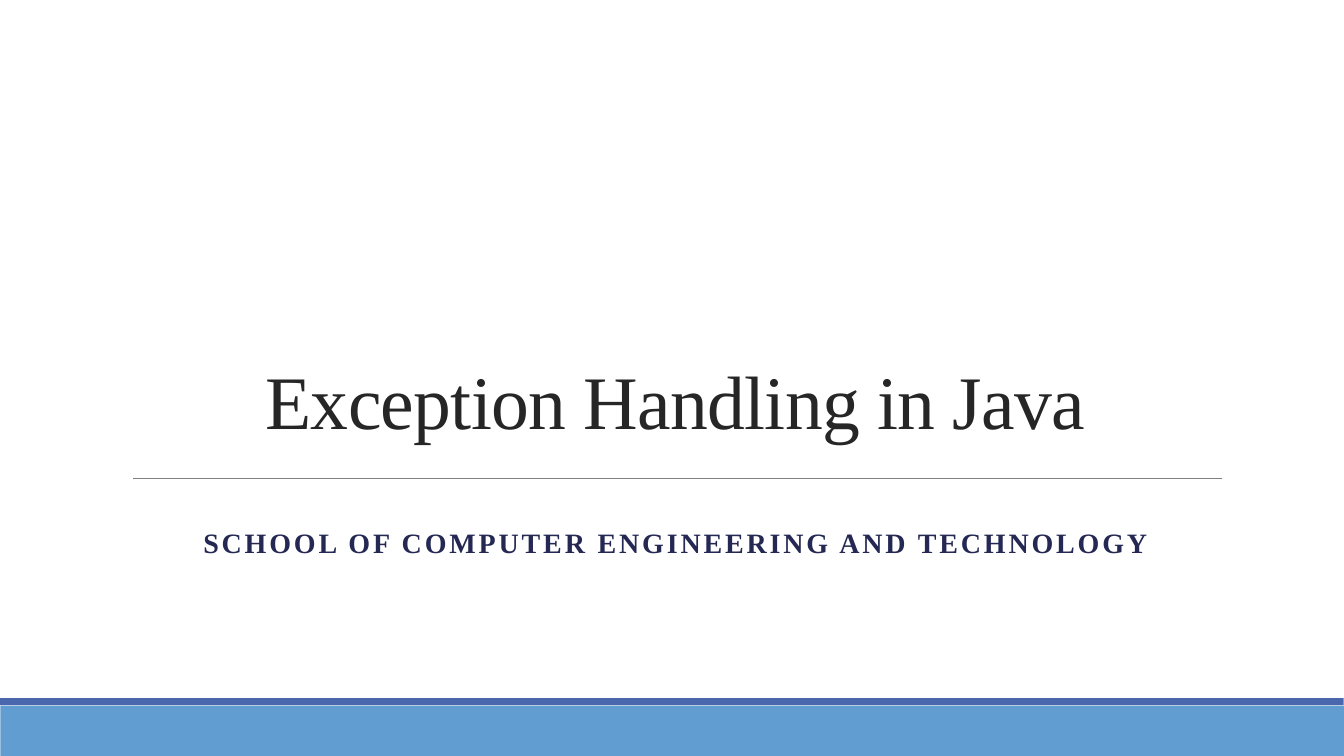
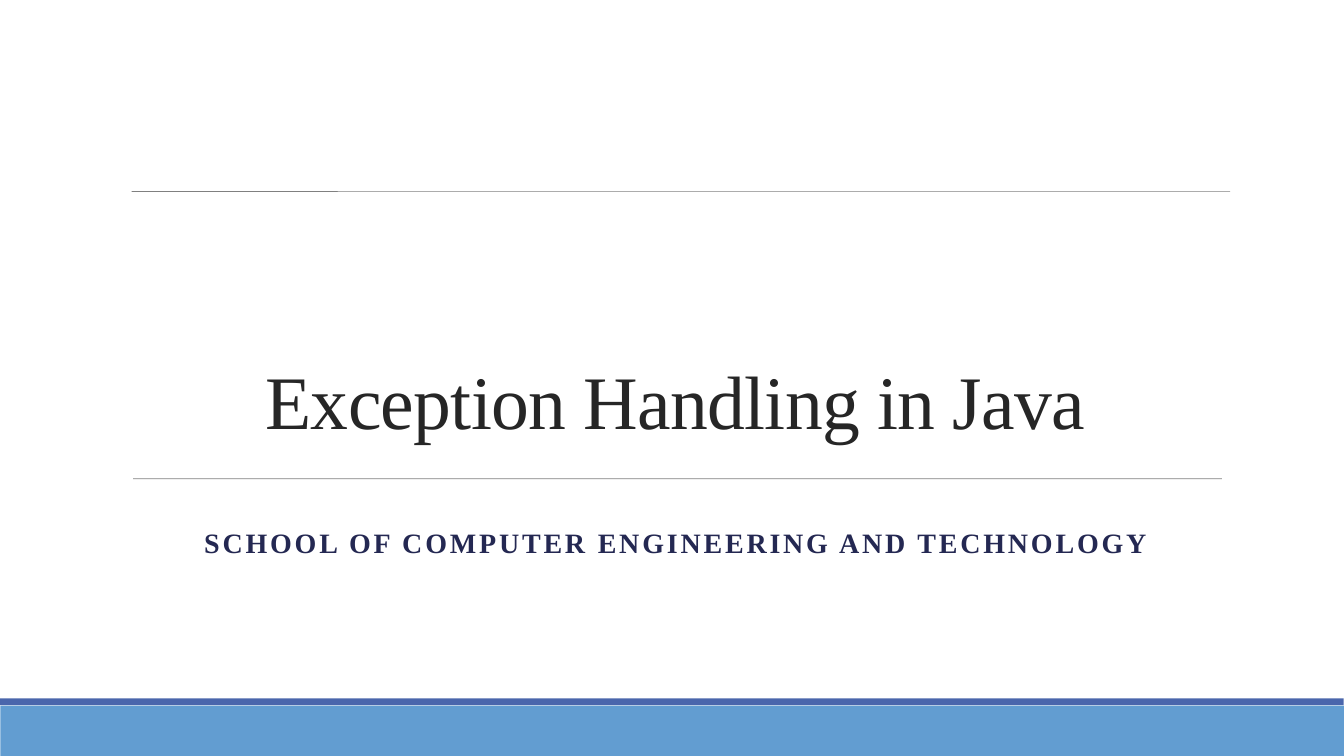
Before and after one commit to YashLele/JavaForWPU, a slide deck: slide 1 of Module 2A - Exception Handling.pptx. Drawn at 1344x756 pixels with LibreOffice and Linux fonts; fonts in the diff are those of the drawing; background and template pictures are left out. Boxes give left, top, right and bottom in pixels: in the first picture for what was removed or moved away, otherwise in the second. Text is boxed around its words. In the diff, an @@ line names an element or a change of style, - is before the commit and + after.

Commit message:
marked exceptions

```diff
--- a/Module 2A - Exception Handling.pptx
+++ b/Module 2A - Exception Handling.pptx
@@ line added from (132, 192) to (1230, 192), #808080 0.51 pt @@
@@ line (133, 479) - (1222, 479): stroke #808080 0.5 pt to #808080 0.51 pt @@
```
Also in this commit, not shown: 12 other slides changed.
